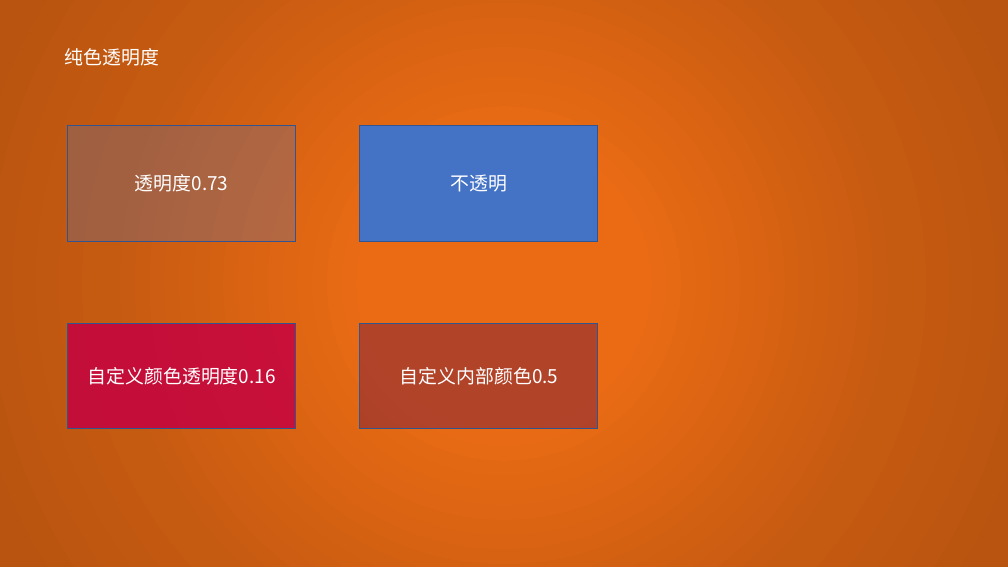
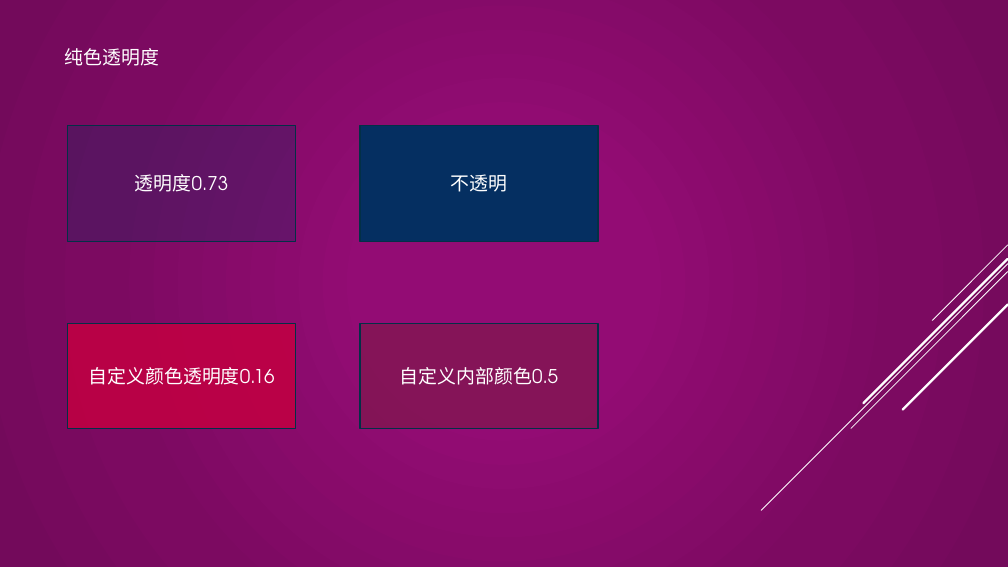
Before and after one commit to Howlcn1997/ooxml-parser, a slide deck: slide 3 of assets/ppt/simple.pptx. Drawn at 1008x567 pixels with LibreOffice and Linux fonts; fonts in the diff are those of the drawing. Boxes give left, top, right and bottom in pixels: in the first picture for what was removed or moved away, otherwise in the second. Text is boxed around its words. In the diff, an @@ line names an element or a change of style, - is before the commit and + after.

```diff
--- a/assets/ppt/simple.pptx
+++ b/assets/ppt/simple.pptx
@@ background gradient #EA6B14 to #C55A11 to #B85410 to gradient #930C74 to #7C0B61 to #740A5B @@
@@ text "纯色透明度" at (x1=65, y1=48, x2=159, y2=66): font Noto Sans CJK SC to TeX Gyre Adventor @@
@@ rectangle "透明度0.73" at (x1=68, y1=126, x2=296, y2=242): font Noto Sans CJK SC to TeX Gyre Adventor; fill #4472C4 at 27% opacity to #052F61 at 27% opacity; outline #325491 1 pt to #043148 1.25 pt @@
@@ rectangle "不透明" at (x1=360, y1=126, x2=598, y2=242): font Noto Sans CJK SC to TeX Gyre Adventor; fill #4472C4 to #052F61; outline #325491 1 pt to #043148 1.25 pt @@
@@ rectangle "自定义颜色透明度0.16" at (x1=68, y1=324, x2=296, y2=429): font Noto Sans CJK SC to TeX Gyre Adventor; outline #325491 1 pt to #043148 1.25 pt @@
@@ rectangle "自定义内部颜色0.5" at (x1=360, y1=324, x2=598, y2=429): font Noto Sans CJK SC to TeX Gyre Adventor; outline #325491 1 pt to #043148 1.25 pt @@
@@ group added at (x1=761, y1=245, x2=1008, y2=510): 5 lines @@
```
Also in this commit, not shown: 2 slides added, 1 slide removed, 21 other files.
